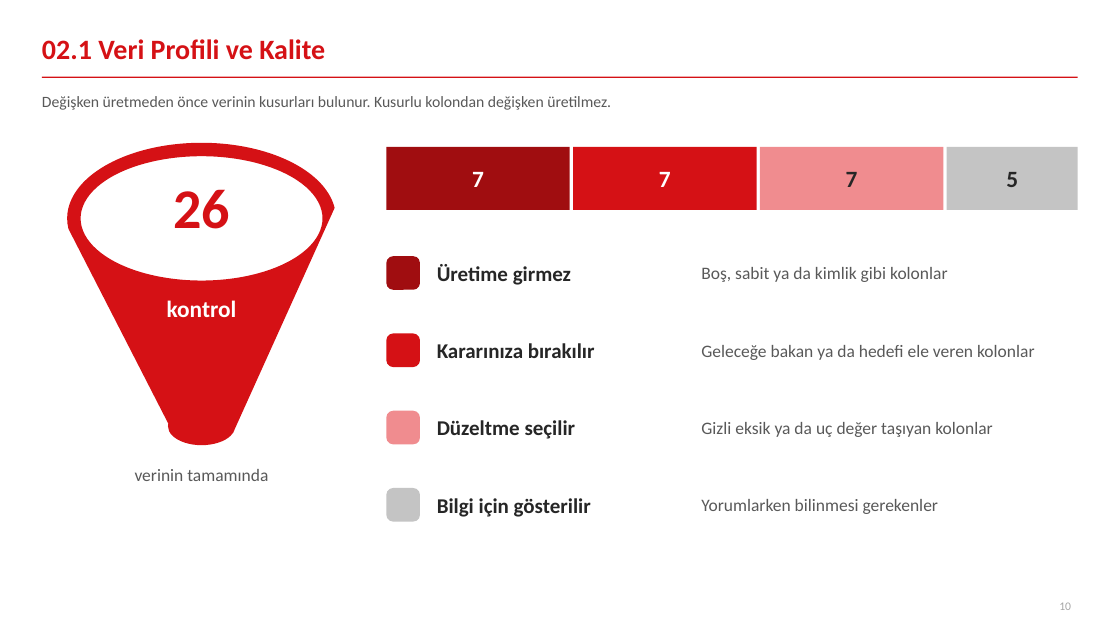
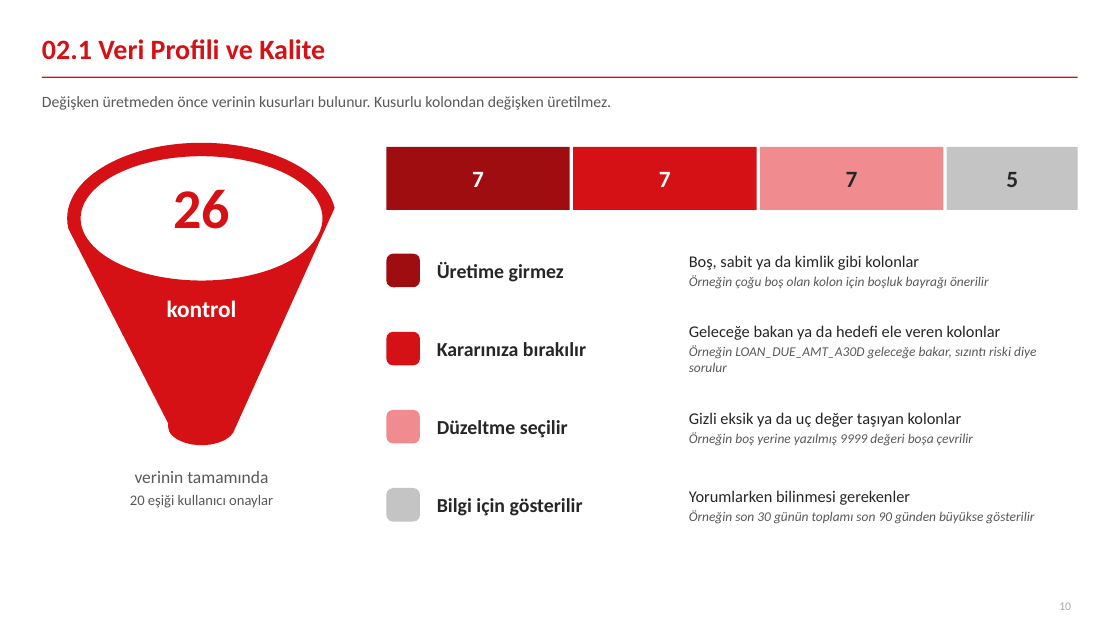
Before and after one commit to canmergen/amp, a slide deck: slide 10 of analitik_modelleme_platformu_GUNCEL/sunum/Platform_Sunum_Sade.pptx. Drawn at 1120x630 pixels with LibreOffice and Linux fonts; fonts in the diff are those of the drawing. Boxes give left, top, right and bottom in pixels: in the first picture for what was removed or moved away, otherwise in the second. Text is boxed around its words. In the diff, an @@ line names an element or a change of style, - is before the commit and + after.

```diff
--- a/analitik_modelleme_platformu_GUNCEL/sunum/Platform_Sunum_Sade.pptx
+++ b/analitik_modelleme_platformu_GUNCEL/sunum/Platform_Sunum_Sade.pptx
@@ size 18 to 17 pt in 4 elements at (437,498,583,516), (437,420,568,438), (437,342,586,356), (437,262,564,282) @@
@@ text "Boş, sabit ya da kimlik ...": place and size @@
-text "Boş, sabit ya da kimlik ..." at (701,267,947,282)
+text "Boş, sabit ya da kimlik ..." at (689,255,989,289)
@@ text at (689,255,919,270): size 15 to 14 pt, text colour #595959 to #262626 in "Boş, sabit ya da kimlik gibi kolonlar"; more space between paragraphs @@
@@ text at (689,275,989,289): paragraph added @@
+Örneğin çoğu boş olan kolon için boşluk bayrağı önerilir
@@ text at (689,325,1001,340): size 15 to 14 pt, text colour #595959 to #262626 in "Geleceğe bakan ya da hedefi ele veren ..."; more space between paragraphs @@
@@ text "Geleceğe bakan ya da hedefi ...": place and size @@
-text "Geleceğe bakan ya da hedefi ..." at (701,345,1034,360)
+text "Geleceğe bakan ya da hedefi ..." at (689,325,1036,372)
@@ text at (689,345,1036,372): paragraph added @@
+Örneğin LOAN_DUE_AMT_A30D geleceğe bakar, sızıntı riski diye sorulur
@@ text at (689,412,962,427): size 15 to 14 pt, text colour #595959 to #262626 in "Gizli eksik ya da uç değer taşıyan ..."; more space between paragraphs @@
@@ text "Gizli eksik ya da uç ...": place and size @@
-text "Gizli eksik ya da uç ..." at (701,422,992,437)
+text "Gizli eksik ya da uç ..." at (689,412,973,446)
@@ text at (689,432,973,446): paragraph added @@
+Örneğin boş yerine yazılmış 9999 değeri boşa çevrilir
@@ text at (135,471,268,483): more space between paragraphs @@
@@ text "Yorumlarken bilinmesi gerekenler": place and size @@
-text "Yorumlarken bilinmesi gerekenler" at (701,499,938,514)
+text "Yorumlarken bilinmesi gerekenler" at (689,490,1034,524)
@@ text at (130,495,273,508): paragraph added @@
+20 eşiği kullanıcı onaylar
@@ text at (689,490,911,505): size 15 to 14 pt, text colour #595959 to #262626 in "Yorumlarken bilinmesi gerekenler"; more space between paragraphs @@
@@ text at (689,510,1034,524): paragraph added @@
+Örneğin son 30 günün toplamı son 90 günden büyükse gösterilir
```
Also in this commit, not shown: 10 other slides changed, 1 other file.
